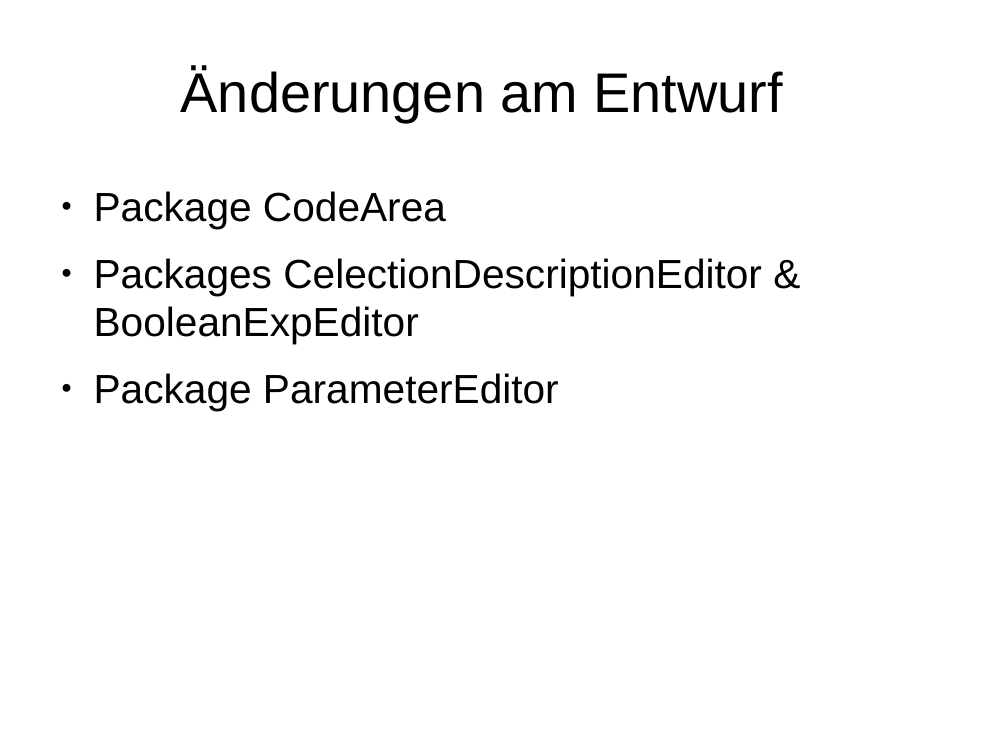
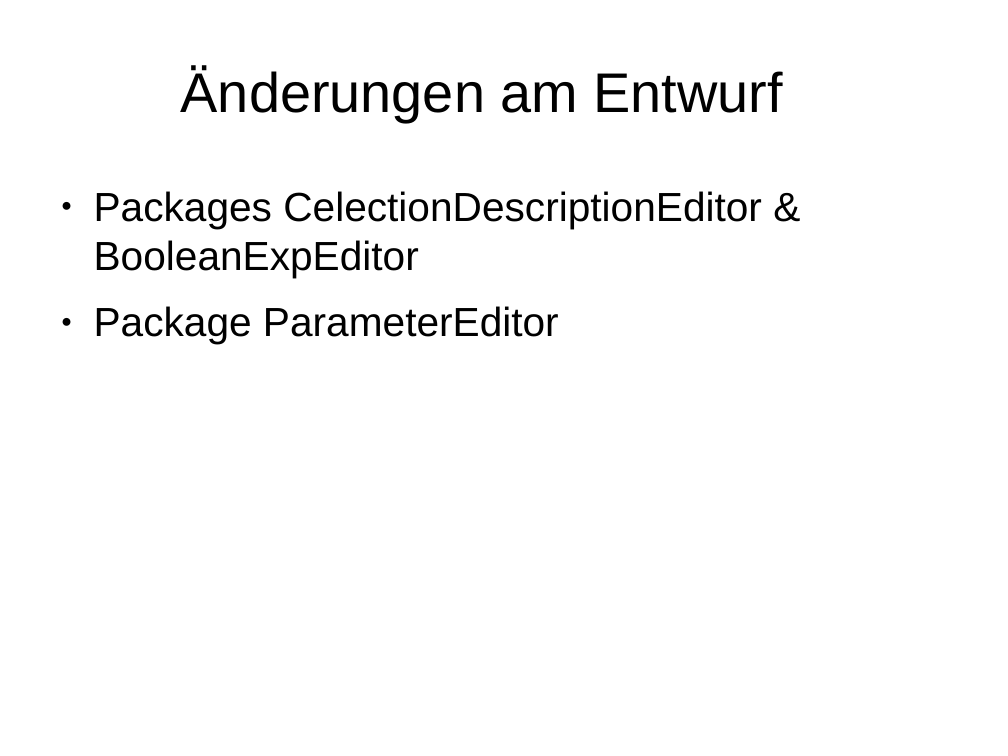
Before and after one commit to justin-hecht/pse-wahlverfahren, a slide deck: slide 8 of Implementierung/Präsentation/Präsentation.odp. Drawn at 1008x756 pixels with LibreOffice and Linux fonts; fonts in the diff are those of the drawing; background and template pictures are left out. Boxes give left, top, right and bottom in pixels: in the first picture for what was removed or moved away, otherwise in the second. Text is boxed around its words. In the diff, an @@ line names an element or a change of style, - is before the commit and + after.

Commit message:
updaded presentation
updaded presentation

```diff
--- a/Implementierung/Präsentation/Präsentation.odp
+++ b/Implementierung/Präsentation/Präsentation.odp
@@ text at (94,191,446,229): paragraph removed @@
-● Package CodeArea
```
Also in this commit, not shown: 1 other file.
